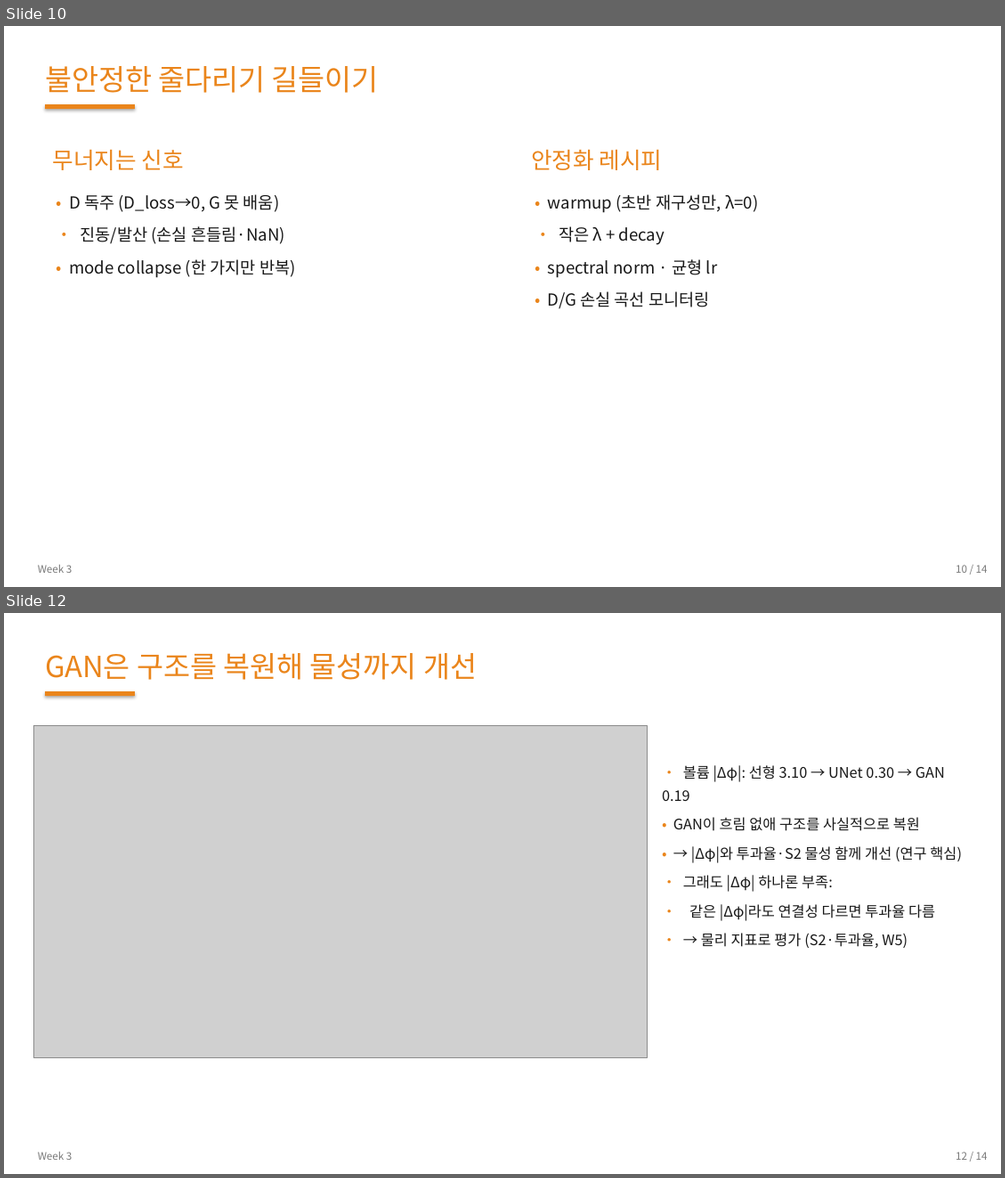
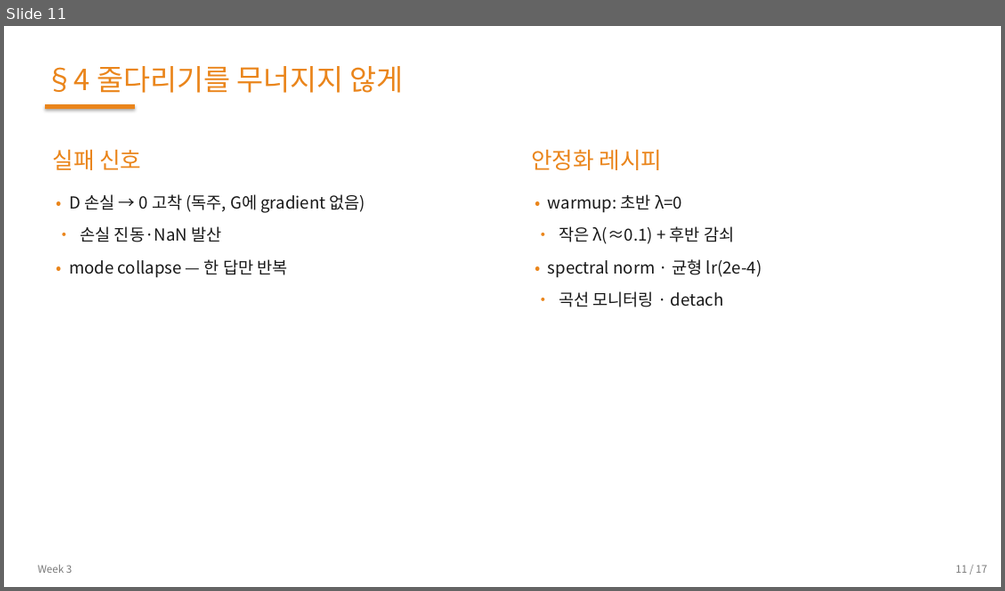
Before and after one commit to 01willy/Digital_rock_DL_Education, a slide deck: web/downloads/shared/w3/W3.pptx. Shown one above the other, each under a label of ours: slides 10 and 12 before the commit, slide 11 after it; the slides between them are not shown. The pictures are 1005x1178 and 1005x591 pixels, drawn with LibreOffice and Linux fonts; fonts in the diff are those of the drawing; grey boxes stand for pictures. Boxes give left, top, right and bottom in pixels: in the first picture for what was removed or moved away, otherwise in the second. Text is boxed around its words. In the diff, an @@ line names an element or a change of style, - is before the commit and + after.

```diff
--- a/web/downloads/shared/w3/W3.pptx
+++ b/web/downloads/shared/w3/W3.pptx
@@ slide 12 removed at bbox=[4, 613, 1001, 1174], background #FFFFFF @@
@@ text removed at bbox=[45, 653, 477, 680] @@
-GAN은 구조를 복원해 물성까지 개선
@@ rectangle removed at bbox=[45, 691, 135, 696] @@
@@ picture removed at bbox=[34, 725, 647, 1057] @@
@@ text removed at bbox=[662, 765, 962, 948] @@
-• 볼륨 |Δφ|: 선형 3.10 → UNet 0.30 → GAN 0.19
-• GAN이 흐림 없애 구조를 사실적으로 복원
-• → |Δφ|와 투과율·S2 물성 함께 개선 (연구 핵심)
-• 그래도 |Δφ| 하나론 부족:
-• 같은 |Δφ|라도 연결성 다르면 투과율 다름
-• → 물리 지표로 평가 (S2·투과율, W5)
@@ text removed at bbox=[38, 1151, 72, 1159] @@
-Week 3
@@ text removed at bbox=[955, 1151, 987, 1159] @@
-12 / 14
@@ what was slide 10 is now slide 11 @@
@@ slide 11 changed as well @@
@@ text at bbox=[45, 66, 404, 93]: text changed @@
-불안정한 줄다리기 길들이기
+§4 줄다리기를 무너지지 않게
@@ text at bbox=[53, 149, 141, 170]: text changed @@
-무너지는 신호
+실패 신호
@@ text at bbox=[69, 194, 366, 278]: text changed @@
-• D 독주 (D_loss→0, G 못 배움)
-• 진동/발산 (손실 흔들림·NaN)
-• mode collapse (한 가지만 반복)
+• D 손실 → 0 고착 (독주, G에 gradient 없음)
+• 손실 진동·NaN 발산
+• mode collapse — 한 답만 반복
@@ text at bbox=[548, 194, 762, 307]: text changed @@
-• warmup (초반 재구성만, λ=0)
-• 작은 λ + decay
-• spectral norm · 균형 lr
-• D/G 손실 곡선 모니터링
+• warmup: 초반 λ=0
+• 작은 λ(≈0.1) + 후반 감쇠
+• spectral norm · 균형 lr(2e-4)
+• 곡선 모니터링 · detach
@@ text at bbox=[955, 564, 987, 572]: text changed @@
-10 / 14
+11 / 17
```
Also in this commit, not shown: 4 other slides changed, 12 slides added, 8 other slides removed, 14 other files.
